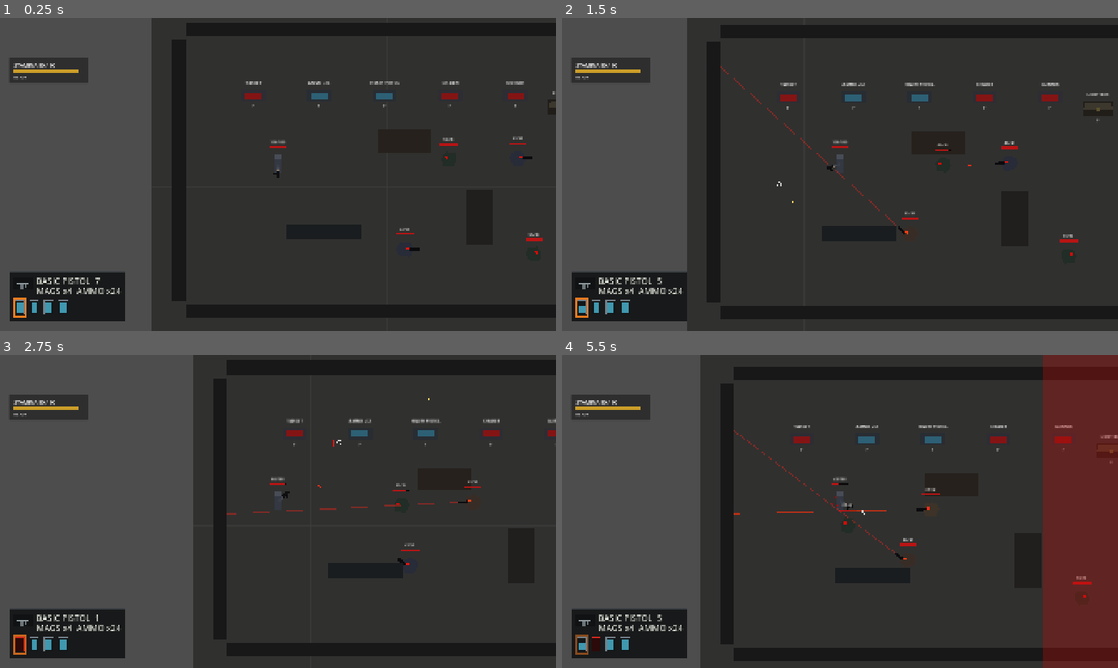
Above: before the commit, frames 1-4 (two rows, left to right).
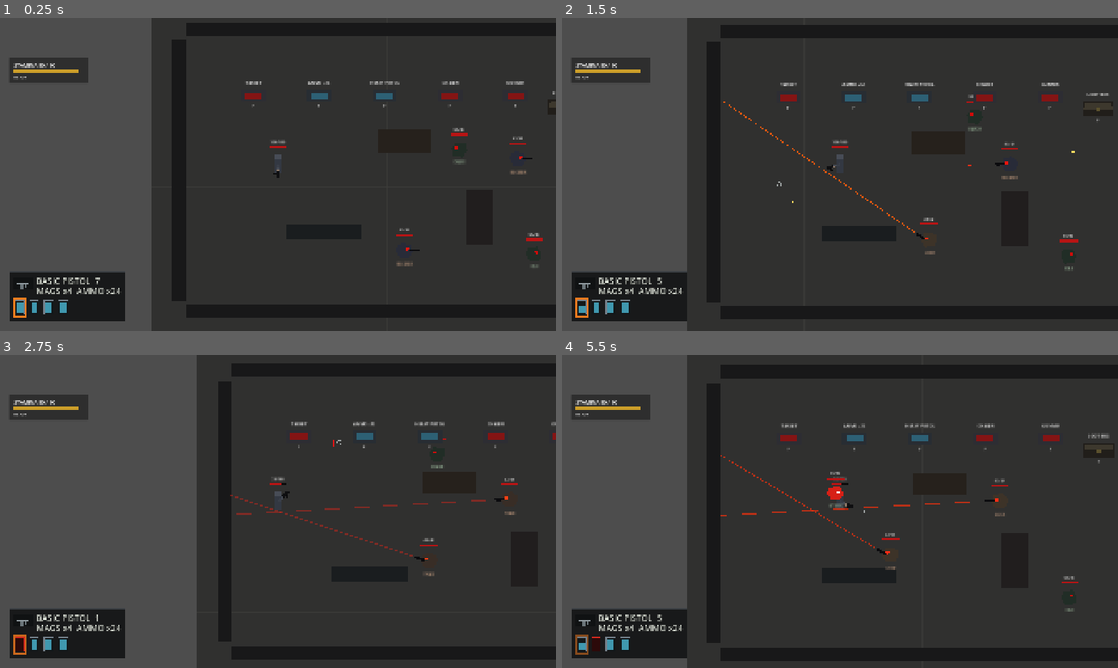
Above: after the commit, the same moments.

Repository: YuiTatsuki1011/projekt-black
Game: Godot game, scene res://scenes/levels/top_down_test_level.tscn
The game is run twice, just before and just after one commit, with the same random seed, the same clock (stepped at 60 frames per second) and the same inputs.
Inputs (mouse positions are in pixels of both pictures, inside the frame that each line leads up to):
- Up to frame 1 (0.25 s): no input
- Up to frame 2 (1.5 s): tap Enter at 0.5 s; move the mouse to (962, 158) at 0.52 s; hold D (move_right) 0.53-1.25 s; hold C (crouch) 0.53-1.25 s; click (962, 158) at 0.67 s; tap W (move_up) at 0.77 s; drag from (728, 190) to (951, 165) at 1.27 s
- Up to frame 3 (2.75 s): move the mouse to (333, 442) at 2.02 s; press the mouse at (333, 442) at 2.03 s; hold A (move_left) from 2.03 s (still down)
- Up to frame 4 (5.5 s): release A (move_left) at 2.75 s; release the mouse at (895, 442) at 2.75 s; drag from (812, 574) to (856, 433) at 2.77 s; move the mouse to (1006, 558) at 3.52 s; hold D (move_right) 3.53-4.25 s; hold Right mouse button (sub_weapon_aim) 3.53-4.25 s; tap W (move_up) at 3.77 s; drag from (673, 464) to (878, 511) at 4.27 s; move the mouse to (867, 511) at 5.02 s; hold D (move_right) from 5.03 s (still down); tap Shift (dodge) at 5.1 s; click (867, 511) at 5.17 s

The runs differ from the first frame. In frame 1, 0.3% of the frame differs, in the area x 71-97%, y 35-80%; in frame 2, 0.5%; in frame 3, 1.8%; in frame 4, 17%, in the area x 22-100%, y 0-100%.

Commit message:
Add top-down enemy navigation

Diff:
--- a/scenes/enemies/top_down_chaser_enemy.tscn
+++ b/scenes/enemies/top_down_chaser_enemy.tscn
@@ -49,6 +49,8 @@
 [node name="HealthIndicator" parent="." instance=ExtResource("3_health_indicator")]
 position = Vector2(0, -32)
 
+[node name="NavigationAgent2D" type="NavigationAgent2D" parent="."]
+
 [node name="LootDropper" type="Node" parent="."]
 script = ExtResource("6_loot_dropper")
 item_ids = Array[StringName]([&"pistol_ammo"])
--- a/scenes/enemies/top_down_ranged_enemy.tscn
+++ b/scenes/enemies/top_down_ranged_enemy.tscn
@@ -57,6 +57,8 @@
 [node name="HealthIndicator" parent="." instance=ExtResource("3_health_indicator")]
 position = Vector2(0, -34)
 
+[node name="NavigationAgent2D" type="NavigationAgent2D" parent="."]
+
 [node name="LootDropper" type="Node" parent="."]
 script = ExtResource("7_loot_dropper")
 item_ids = Array[StringName]([&"pistol_ammo"])
--- a/scenes/levels/top_down_test_level.tscn
+++ b/scenes/levels/top_down_test_level.tscn
@@ -12,6 +12,7 @@
 [ext_resource type="PackedScene" path="res://scenes/interaction/item_container.tscn" id="10_item_container"]
 [ext_resource type="PackedScene" path="res://scenes/enemies/top_down_chaser_enemy.tscn" id="11_top_down_chaser"]
 [ext_resource type="PackedScene" path="res://scenes/enemies/top_down_ranged_enemy.tscn" id="12_top_down_ranged"]
+[ext_resource type="Script" path="res://scripts/levels/top_down_test_level.gd" id="13_top_down_level"]
 
 [sub_resource type="RectangleShape2D" id="RectangleShape2D_horizontal_wall"]
 size = Vector2(960, 32)
@@ -29,6 +30,7 @@
 size = Vector2(180, 36)
 
 [node name="TopDownTestLevel" type="Node2D"]
+script = ExtResource("13_top_down_level")
 
 [node name="FloorVisual" type="Polygon2D" parent="."]
 color = Color(0.19, 0.19, 0.185, 1)
--- a/scenes/ui/crosshair.tscn
+++ b/scenes/ui/crosshair.tscn
@@ -8,7 +8,7 @@
 [node name="ActualAimCircle" type="Line2D" parent="."]
 z_index = 20
 width = 1.5
-default_color = Color(0.92, 0.94, 0.92, 0.86)
+default_color = Color(0.68, 0.7, 0.7, 0.88)
 
 [node name="Horizontal" type="Line2D" parent="."]
 z_index = 21
--- a/scripts/enemies/top_down_chaser_enemy.gd
+++ b/scripts/enemies/top_down_chaser_enemy.gd
@@ -19,6 +19,8 @@
 @export var attack_lunge_speed: float = 180.0
 @export var search_memory_time: float = 2.0
 @export_flags_2d_physics var line_of_sight_blocker_mask: int = 1
+@export var use_navigation: bool = true
+@export var debug_state_visible: bool = true
 @export var desired_target_separation: float = 36.0
 @export var separation_push_speed: float = 420.0
 @export var hit_vfx_scene: PackedScene
@@ -32,6 +34,7 @@
 @onready var body_visual: Polygon2D = $BodyVisual
 @onready var eye_visual: Polygon2D = $BodyVisual/Eye
 @onready var damage_area: Area2D = $DamageArea
+@onready var navigation_agent: NavigationAgent2D = get_node_or_null("NavigationAgent2D") as NavigationAgent2D
 @onready var loot_dropper: Node = get_node_or_null("LootDropper")
 
 var _target: Node2D
@@ -47,12 +50,15 @@
 var _has_last_seen_target: bool = false
 var _last_seen_target_position: Vector2 = Vector2.ZERO
 var _awareness_timer: float = 0.0
+var _debug_label: Label
 
 
 func _ready() -> void:
 	_base_body_color = body_visual.color
 	_base_eye_color = eye_visual.color
 	_resolve_target()
+	_configure_navigation_agent()
+	_configure_debug_label()
 	health.damaged.connect(_on_damaged)
 	health.died.connect(_on_died)
 
@@ -71,6 +77,7 @@
 	_update_target_awareness(delta)
 	_update_attack_state(delta)
 	_update_velocity()
+	_update_debug_label()
 	_knockback_velocity = _knockback_velocity.move_toward(Vector2.ZERO, knockback_recovery * delta)
 	move_and_slide()
 	_apply_target_separation(delta)
@@ -108,11 +115,46 @@
 	match _attack_state:
 		AttackState.CHASE:
 			if target_distance > desired_target_separation:
-				velocity += target_direction * move_speed
+				velocity += _get_navigation_direction_to(_last_seen_target_position, target_direction) * move_speed
 				_set_facing(to_target)
 		AttackState.ACTIVE:
 			if target_distance > desired_target_separation:
 				velocity += _attack_direction * attack_lunge_speed
+
+
+func _configure_navigation_agent() -> void:
+	if navigation_agent == null:
+		return
+
+	navigation_agent.path_desired_distance = 12.0
+	navigation_agent.target_desired_distance = desired_target_separation
+
+
+func _configure_debug_label() -> void:
+	if not debug_state_visible:
+		return
+
+	_debug_label = Label.new()
+	_debug_label.name = "DebugStateLabel"
+	_debug_label.position = Vector2(-34.0, 24.0)
+	_debug_label.size = Vector2(68.0, 16.0)
+	_debug_label.horizontal_alignment = HORIZONTAL_ALIGNMENT_CENTER
+	_debug_label.add_theme_font_size_override("font_size", 8)
+	_debug_label.modulate = Color(0.72, 0.86, 0.72, 0.82)
+	add_child(_debug_label)
+
+
+func _get_navigation_direction_to(target_position: Vector2, fallback_direction: Vector2) -> Vector2:
+	if not use_navigation or navigation_agent == null or not is_instance_valid(navigation_agent):
+		return fallback_direction
+
+	navigation_agent.target_position = target_position
+	var next_path_position := navigation_agent.get_next_path_position()
+	var to_next := next_path_position - global_position
+	if to_next.length_squared() <= 4.0:
+		return fallback_direction
+
+	return to_next.normalized()
 
 
 func _apply_separation_velocity(target_distance: float, target_direction: Vector2) -> void:
@@ -199,6 +241,26 @@
 		_has_last_seen_target = false
 
 
+func _get_debug_state_text() -> String:
+	if _attack_state == AttackState.WINDUP or _attack_state == AttackState.ACTIVE:
+		return "ATTACK"
+	if _attack_state == AttackState.RECOVERY:
+		return "RECOVER"
+	if _is_target_visible():
+		return "CHASE"
+	if _has_last_seen_target:
+		return "SEARCH"
+	return "IDLE"
+
+
+func _update_debug_label() -> void:
+	if _debug_label == null:
+		return
+
+	_debug_label.visible = debug_state_visible
+	_debug_label.text = _get_debug_state_text()
+
+
 func _is_target_visible() -> bool:
 	if _target == null or not is_instance_valid(_target):
 		return false
--- a/scripts/enemies/top_down_ranged_enemy.gd
+++ b/scripts/enemies/top_down_ranged_enemy.gd
@@ -24,6 +24,8 @@
 @export var telegraph_length: float = 760.0
 @export var search_memory_time: float = 2.4
 @export_flags_2d_physics var line_of_sight_blocker_mask: int = 1
+@export var use_navigation: bool = true
+@export var debug_state_visible: bool = true
 @export var hit_vfx_scene: PackedScene
 @export var death_vfx_scene: PackedScene
 @export var knockback_strength: float = 110.0
@@ -36,6 +38,7 @@
 @onready var gun_root: Node2D = $GunRoot
 @onready var muzzle: Marker2D = $GunRoot/Muzzle
 @onready var telegraph_line: Line2D = $TelegraphLine
+@onready var navigation_agent: NavigationAgent2D = get_node_or_null("NavigationAgent2D") as NavigationAgent2D
 @onready var loot_dropper: Node = get_node_or_null("LootDropper")
 
 var _target: Node2D
@@ -50,12 +53,15 @@
 var _has_last_seen_target: bool = false
 var _last_seen_target_position: Vector2 = Vector2.ZERO
 var _awareness_timer: float = 0.0
+var _debug_label: Label
 
 
 func _ready() -> void:
 	_base_body_color = body_visual.color
 	_base_eye_color = eye_visual.color
 	_resolve_target()
+	_configure_navigation_agent()
+	_configure_debug_label()
 	health.damaged.connect(_on_damaged)
 	health.died.connect(_on_died)
 	_shot_timer = initial_shot_delay
@@ -76,6 +82,7 @@
 	_update_target_awareness(delta)
 	_update_shoot_state(delta)
 	_update_velocity()
+	_update_debug_label()
 	_knockback_velocity = _knockback_velocity.move_toward(Vector2.ZERO, knockback_recovery * delta)
 	move_and_slide()
 
@@ -116,9 +123,44 @@
 	if visible_target and target_distance < retreat_range:
 		velocity -= target_direction * move_speed
 	elif visible_target and target_distance > preferred_range:
-		velocity += target_direction * move_speed
+		velocity += _get_navigation_direction_to(target_position, target_direction) * move_speed
 	elif not visible_target and target_distance > 24.0:
-		velocity += target_direction * move_speed
+		velocity += _get_navigation_direction_to(target_position, target_direction) * move_speed
+
+
+func _configure_navigation_agent() -> void:
+	if navigation_agent == null:
+		return
+
+	navigation_agent.path_desired_distance = 12.0
+	navigation_agent.target_desired_distance = 18.0
+
+
+func _configure_debug_label() -> void:
+	if not debug_state_visible:
+		return
+
+	_debug_label = Label.new()
+	_debug_label.name = "DebugStateLabel"
+	_debug_label.position = Vector2(-38.0, 26.0)
+	_debug_label.size = Vector2(76.0, 16.0)
+	_debug_label.horizontal_alignment = HORIZONTAL_ALIGNMENT_CENTER
+	_debug_label.add_theme_font_size_override("font_size", 8)
+	_debug_label.modulate = Color(0.92, 0.72, 0.58, 0.82)
+	add_child(_debug_label)
+
+
+func _get_navigation_direction_to(target_position: Vector2, fallback_direction: Vector2) -> Vector2:
+	if not use_navigation or navigation_agent == null or not is_instance_valid(navigation_agent):
+		return fallback_direction
+
+	navigation_agent.target_position = target_position
+	var next_path_position := navigation_agent.get_next_path_position()
+	var to_next := next_path_position - global_position
+	if to_next.length_squared() <= 4.0:
+		return fallback_direction
+
+	return to_next.normalized()
 
 
 func _update_shoot_state(delta: float) -> void:
@@ -276,6 +318,30 @@
 		_has_last_seen_target = false
 
 
+func _get_debug_state_text() -> String:
+	match _shoot_state:
+		ShootState.TRACKING:
+			return "TRACK"
+		ShootState.WINDUP:
+			return "LOCK"
+		ShootState.RECOVERY:
+			return "RECOVER"
+
+	if _is_target_visible():
+		return "READY"
+	if _has_last_seen_target:
+		return "SEARCH"
+	return "IDLE"
+
+
+func _update_debug_label() -> void:
+	if _debug_label == null:
+		return
+
+	_debug_label.visible = debug_state_visible
+	_debug_label.text = _get_debug_state_text()
+
+
 func _is_target_visible() -> bool:
 	if _target == null or not is_instance_valid(_target):
 		return false
--- /dev/null
+++ b/scripts/levels/top_down_test_level.gd
@@ -0,0 +1,86 @@
+extends Node2D
+class_name TopDownTestLevel
+
+@export var navigation_inner_margin: float = 24.0
+@export var navigation_obstacle_margin: float = 28.0
+@export var navigation_cell_size: float = 40.0
+
+
+func _ready() -> void:
+	_build_test_navigation_region()
+
+
+func _build_test_navigation_region() -> void:
+	if get_node_or_null("GeneratedNavigation") != null:
+		return
+
+	var navigation_region := NavigationRegion2D.new()
+	navigation_region.name = "GeneratedNavigation"
+	navigation_region.navigation_polygon = _create_navigation_polygon()
+	add_child(navigation_region)
+
+
+func _create_navigation_polygon() -> NavigationPolygon:
+	var polygon := NavigationPolygon.new()
+	var inner_margin := maxf(navigation_inner_margin, 0.0)
+	var bounds := Rect2(
+		Vector2(inner_margin, inner_margin),
+		Vector2(960.0 - inner_margin * 2.0, 640.0 - inner_margin * 2.0)
+	)
+	var obstacles: Array[Rect2] = []
+	for obstacle_rect in _get_navigation_obstacle_rects():
+		obstacles.append(obstacle_rect.grow(navigation_obstacle_margin))
+
+	var vertices := PackedVector2Array()
+	var vertex_indices := {}
+	var polygons: Array[PackedInt32Array] = []
+	var cell_size := maxf(navigation_cell_size, 8.0)
+	var y := bounds.position.y
+	while y < bounds.end.y - 0.01:
+		var next_y := minf(y + cell_size, bounds.end.y)
+		var x := bounds.position.x
+		while x < bounds.end.x - 0.01:
+			var next_x := minf(x + cell_size, bounds.end.x)
+			var cell_rect := Rect2(Vector2(x, y), Vector2(next_x - x, next_y - y))
+			if not _is_navigation_cell_blocked(cell_rect, obstacles):
+				polygons.append(PackedInt32Array([
+					_get_navigation_vertex_index(vertices, vertex_indices, cell_rect.position),
+					_get_navigation_vertex_index(vertices, vertex_indices, Vector2(cell_rect.position.x, cell_rect.end.y)),
+					_get_navigation_vertex_index(vertices, vertex_indices, cell_rect.end),
+					_get_navigation_vertex_index(vertices, vertex_indices, Vector2(cell_rect.end.x, cell_rect.position.y)),
+				]))
+			x = next_x
+		y = next_y
+
+	polygon.vertices = vertices
+	for polygon_indices in polygons:
+		polygon.add_polygon(polygon_indices)
+	return polygon
+
+
+func _get_navigation_obstacle_rects() -> Array[Rect2]:
+	return [
+		Rect2(Vector2(520.0, 250.0) - Vector2(64.0, 27.0), Vector2(128.0, 54.0)),
+		Rect2(Vector2(700.0, 432.0) - Vector2(32.0, 65.0), Vector2(64.0, 130.0)),
+		Rect2(Vector2(330.0, 468.0) - Vector2(90.0, 18.0), Vector2(180.0, 36.0)),
+	]
+
+
+func _is_navigation_cell_blocked(cell_rect: Rect2, obstacles: Array[Rect2]) -> bool:
+	var test_rect := cell_rect.grow(-2.0)
+	for obstacle_rect in obstacles:
+		if test_rect.intersects(obstacle_rect):
+			return true
+
+	return false
+
+
+func _get_navigation_vertex_index(vertices: PackedVector2Array, vertex_indices: Dictionary, point: Vector2) -> int:
+	var key := "%d:%d" % [roundi(point.x * 10.0), roundi(point.y * 10.0)]
+	if vertex_indices.has(key):
+		return int(vertex_indices[key])
+
+	var next_index := vertices.size()
+	vertices.append(point)
+	vertex_indices[key] = next_index
+	return next_index
Not shown: 1 places in scenes/levels/top_down_test_level.tscn that only renumber resources
Not shown, added: scripts/levels/top_down_test_level.gd.uid
